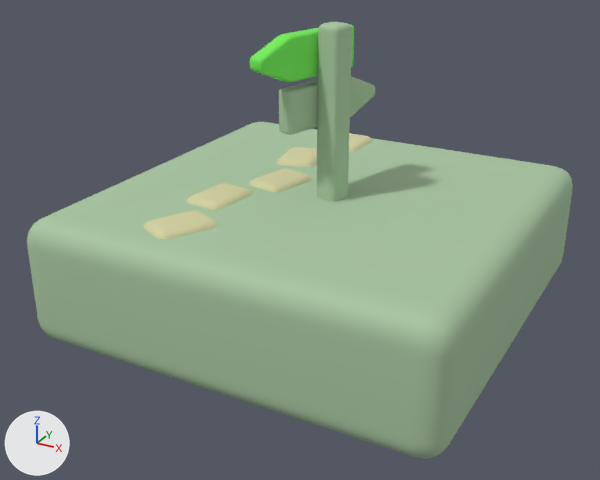
A saved change to the glTF model src/static/models/trouversonchemin.gltf.
Camera for both pictures: a 50 mm lens placed at (0.043, -0.0837, 0.0497), pointed at (-0.0007, -0.0042, 0.01). Arrows for +X, +Y and +Z are at lower left; the lights stay in place. Where no turn or scale is listed for an object, it has been applied to the vertices. Vertices at the same position are counted once.
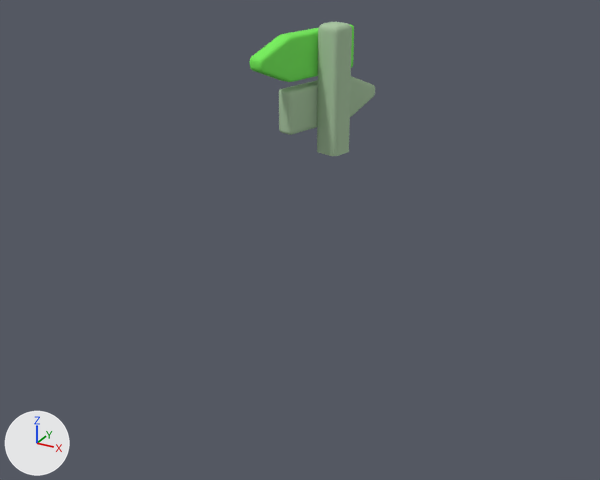
The newer file is also rescaled (x1.928), turned or shifted as a whole; pictures and numbers use the older file's frame.

The change, as a list of edits to the scene's bpy script:
```text
Change me_box003:
    where me_box003.from_pydata(...)  # 176 vertices, 348 faces; spans x -0.0017..0.0017, y -0.0017..0.0017, z 0.0..0.02
    used by ob_box003; location = (0.0019, -0.0011, 0.015)
    me_box003 part 1: the whole mesh is scaled about its middle by (1, 1, 0.719), then moved by (0.0, 0.0, 0.0027)
Remove ob_box002:
    ob_box002 = bpy.data.objects.new('Box002', me_box002)
    ob_box002.location = (0.0, 0.0, 0.0)
Remove ob_box006:
    ob_box006 = bpy.data.objects.new('Box006', me_box006)
    ob_box006.location = (-0.0057, 0.0188, 0.0141)
Remove ob_box007:
    ob_box007 = bpy.data.objects.new('Box007', me_box007)
    ob_box007.location = (-0.0082, 0.0098, 0.0141)
Remove ob_box008:
    ob_box008 = bpy.data.objects.new('Box008', me_box008)
    ob_box008.location = (-0.006, 0.0004, 0.0141)
Remove ob_box009:
    ob_box009 = bpy.data.objects.new('Box009', me_box009)
    ob_box009.location = (-0.0095, -0.0078, 0.0141)
Remove ob_box010:
    ob_box010 = bpy.data.objects.new('Box010', me_box010)
    ob_box010.location = (-0.0083, -0.0171, 0.0141)
```

Pixel boxes (x1, y1, x2, y2) of what changed, in the pictures (600 x 480 px; the box of a moved part takes in the faces that stretch with it):
'Box002', deleted (green)
    before: (27, 122, 573, 458)
'Box003', mesh rescaled (25% shorter)
    before: (317, 22, 352, 202)
    after: (317, 22, 352, 156)
'Box010', deleted (beige)
    before: (144, 210, 218, 239)
'Box009', deleted (beige)
    before: (187, 183, 252, 210)
'Box008', deleted (beige)
    before: (249, 169, 312, 192)
'Box007', deleted (beige)
    before: (276, 147, 317, 167)
'Box006', deleted
    before: (349, 133, 372, 152)
part 1 of me_box003, moved or reshaped
    before: (317, 61, 351, 202)
    after: (317, 61, 351, 156)
